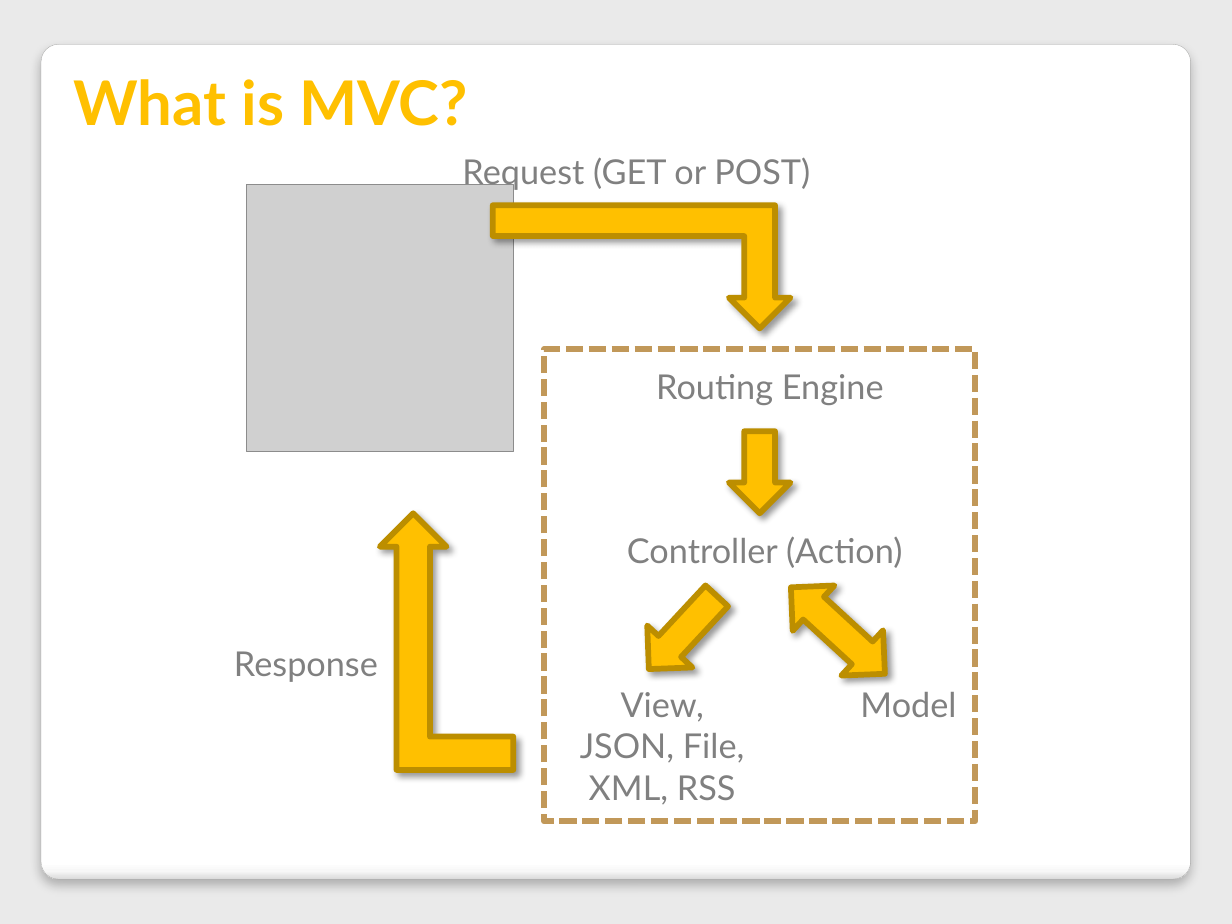
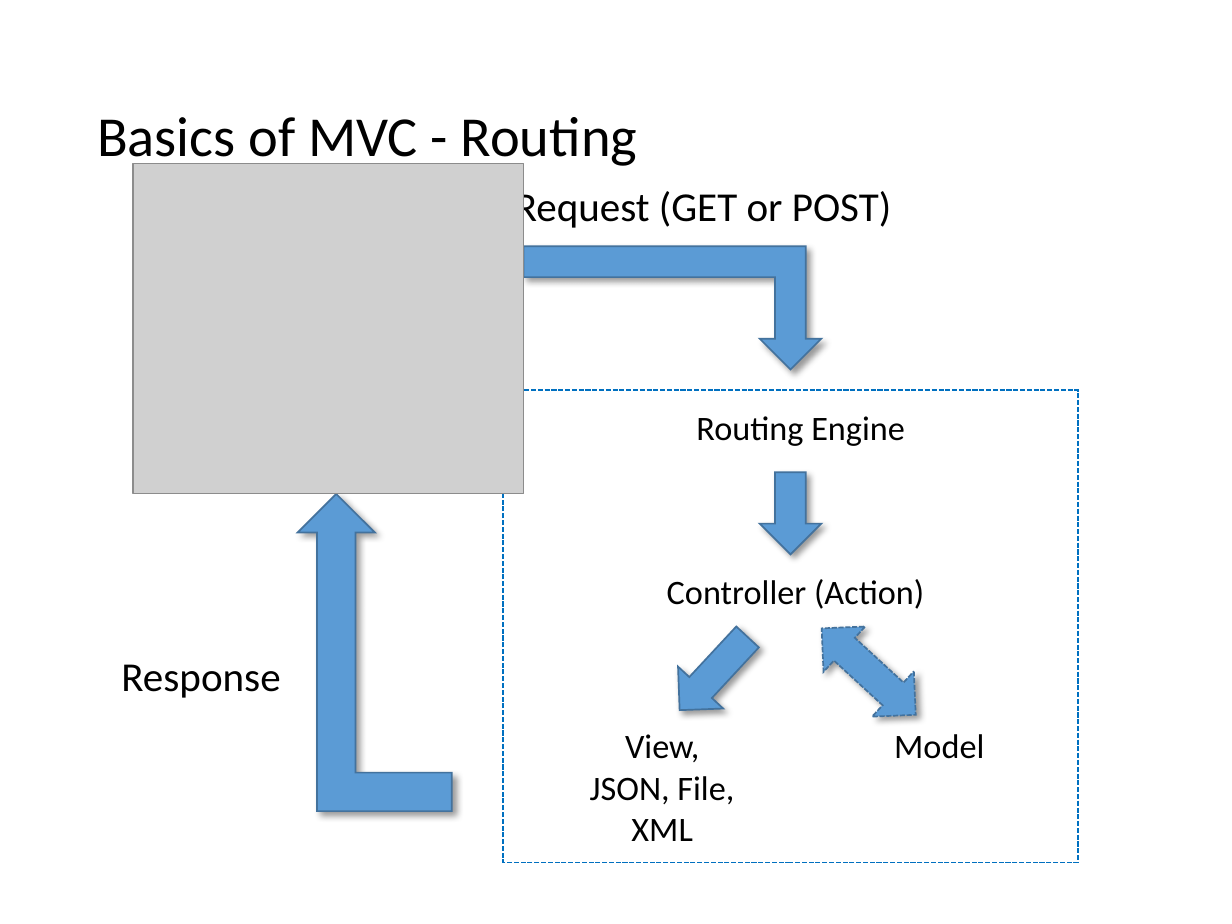
Before and after one commit to VolareSoftware/Presentations, a slide deck: slide 5 of Intro to MVC and Web API - Denver Dev Days/Introduction to MVC and Web API.pptx (slide 7 before the commit). Drawn at 1232x924 pixels with LibreOffice and Linux fonts; fonts in the diff are those of the drawing; grey boxes stand for pictures. Boxes give left, top, right and bottom in pixels: in the first picture for what was removed or moved away, otherwise in the second. Text is boxed around its words. In the diff, an @@ line names an element or a change of style, - is before the commit and + after.

Commit message:
updaate styles and grab old content, still need to update and add new stuff

```diff
--- a/Intro to MVC and Web API - Denver Dev Days/Introduction to MVC and Web API.pptx
+++ b/Intro to MVC and Web API - Denver Dev Days/Introduction to MVC and Web API.pptx
@@ background #EAEAEA to #FFFFFF @@
@@ rounded rectangle removed at [41, 44, 1190, 880] @@
@@ title "Basics of MVC - Routing" at [97, 117, 637, 170]: vertical alignment bottom to middle @@
@@ title at [97, 117, 637, 170]: text changed; size 36 to 33 pt; font Lato to Calibri; text colour #FFC000 to #000000; bold off @@
-What is MVC?
+Basics of MVC - Routing
@@ picture: place and size @@
-picture at [246, 185, 514, 452]
+picture at [133, 163, 524, 493]
@@ text "Request (GET or POST)": place and size @@
-text "Request (GET or POST)" at [462, 157, 810, 190]
+text "Request (GET or POST)" at [515, 188, 891, 232]
@@ text "Request (GET or POST)" at [515, 188, 891, 232]: size 20 to 24 pt, font Lato to Calibri, text colour #808080 to #000000 @@
@@ rectangle: place and size @@
-rectangle at [545, 349, 976, 821]
+rectangle at [503, 391, 1078, 862]
@@ rectangle at [503, 391, 1078, 862]: outline #C19859 3.35 pt dashed to #0070C0 1 pt dashed @@
@@ font Lato to Calibri, text colour #808080 to #000000 in 3 elements at [667, 579, 924, 609], [894, 734, 984, 759], [696, 416, 905, 446] @@
@@ fill #FFC000 to #5B9BD5; outline #BD8E00 3.35 pt to #43739E 1 pt in 4 elements at [760, 472, 822, 554], [524, 246, 822, 370], [657, 616, 770, 731], [298, 494, 452, 811] @@
@@ bent up arrow: place and size @@
-bent up arrow at [379, 514, 513, 770]
+bent up arrow at [298, 494, 452, 811]
@@ 3 texts, 2 down arrows, 1 up down arrow, 1 bent up arrow: place and size @@
-3 texts, 2 down arrows, 1 up down arrow, 1 bent up arrow at [493, 206, 956, 717]
+3 texts, 2 down arrows, 1 up down arrow, 1 bent up arrow at [524, 246, 984, 759]
@@ up down arrow at [801, 605, 937, 737]: fill #FFC000 to #5B9BD5; outline #BD8E00 3.35 pt to #43739E 1 pt dashed @@
@@ text "Response": place and size @@
-text "Response" at [234, 651, 378, 682]
+text "Response" at [121, 664, 280, 698]
@@ text "Response" at [121, 664, 280, 698]: size 20 to 24 pt, font Lato to Calibri, text colour #808080 to #000000; alignment right to centre @@
@@ text "View,": place and size @@
-text "View," at [580, 692, 744, 804]
+text "View," at [590, 734, 734, 841]
@@ text at [590, 734, 734, 804]: font Lato to Calibri, text colour #808080 to #000000 in "View,", "JSON, File," @@
@@ text at [631, 819, 692, 841]: text changed; font Lato to Calibri; text colour #808080 to #000000 @@
-XML, RSS
+XML
```
Also in this commit, not shown: 14 other slides changed, 10 slides added, 8 slides removed.
